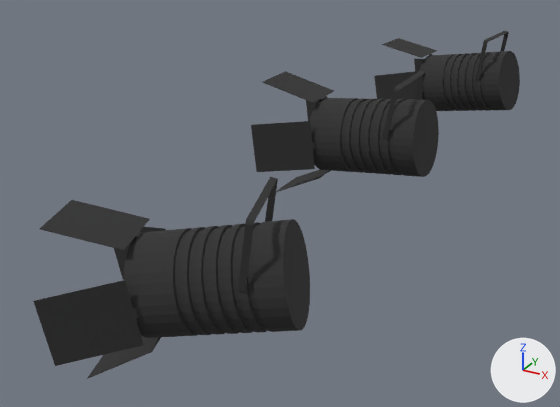
Two versions of the glTF model glb_models/lights.glb, one commit apart.
Both versions are drawn from a camera (50 mm lens) standing at (3.14, -6.97, 1.96) and looking at (-0.36, -0.61, -1.21). Every picture has the same lights, and +X, +Y and +Z are marked at lower right. Where no turn or scale is listed for an object, it has been applied to the vertices.
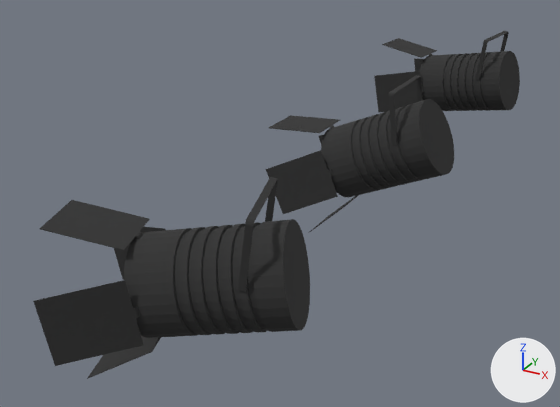
Changed parts and their boxes [x1, y1, x2, y2] in the pictures (560 x 407 px):
'Cylinder', moved, turned: before [310, 98, 439, 177]; after [321, 99, 454, 198]
'Cube.001', moved, turned: before [251, 71, 334, 192]; after [266, 115, 358, 233]

The change, as a list of edits to the scene's bpy script:
```text
Change ob_cylinder:
    ob_cylinder.location: (0.03, 0.012, -0.601) -> (0.211, 0.012, -0.824)
    ob_cylinder.rotation_euler: (-1.417, 0.681, -1.474) -> (-1.048, 0.618, -1.248)  # degrees (-81, 39, -84) -> degrees (-60, 35, -72)
Change ob_cube_001:
    ob_cube_001.location: (-0.362, 0.012, -1.151) -> (-0.001, 0.012, -1.465)
    ob_cube_001.rotation_euler: (-3.142, -0.468, 0.0) -> (-3.142, -0.768, 0.0)  # degrees (-180, -27, 0) -> degrees (-180, -44, 0)
```
